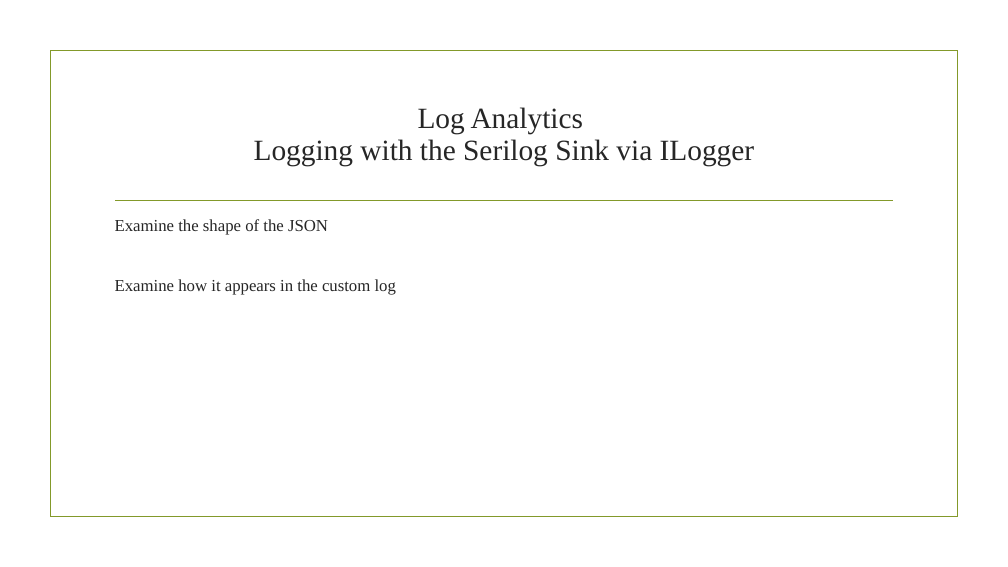
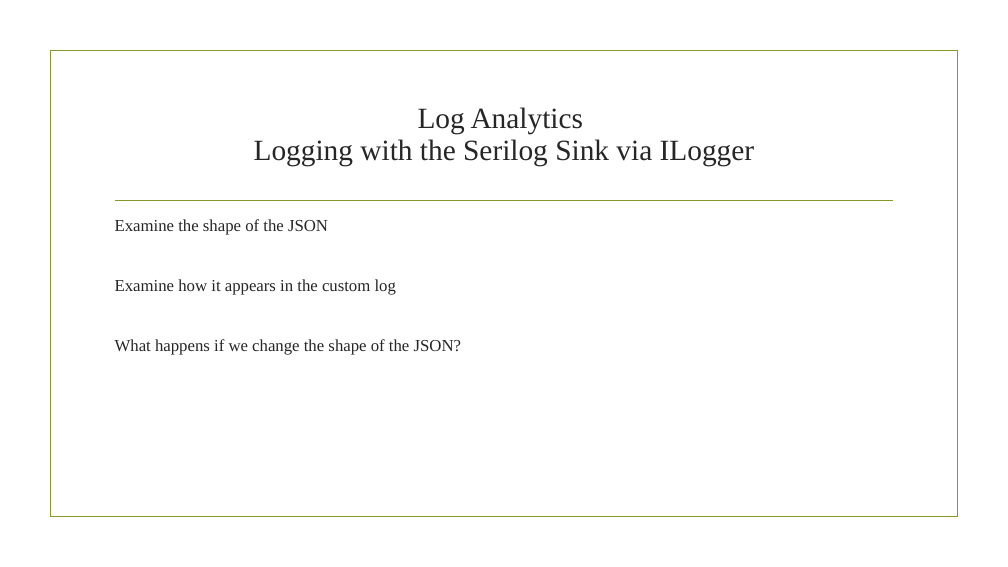
Before and after one commit to madcodemonkey/Azure.Monitor, a slide deck: slide 7 of AppInsights and Log Analytics.pptx. Drawn at 1008x567 pixels with LibreOffice and Linux fonts; fonts in the diff are those of the drawing; background and template pictures are left out. Boxes give left, top, right and bottom in pixels: in the first picture for what was removed or moved away, otherwise in the second. Text is boxed around its words. In the diff, an @@ line names an element or a change of style, - is before the commit and + after.

```diff
--- a/AppInsights and Log Analytics.pptx
+++ b/AppInsights and Log Analytics.pptx
@@ text at <box>115,339,461,355</box>: paragraph added @@
+What happens if we change the shape of the JSON?
```
Also in this commit, not shown: 4 other slides changed.
